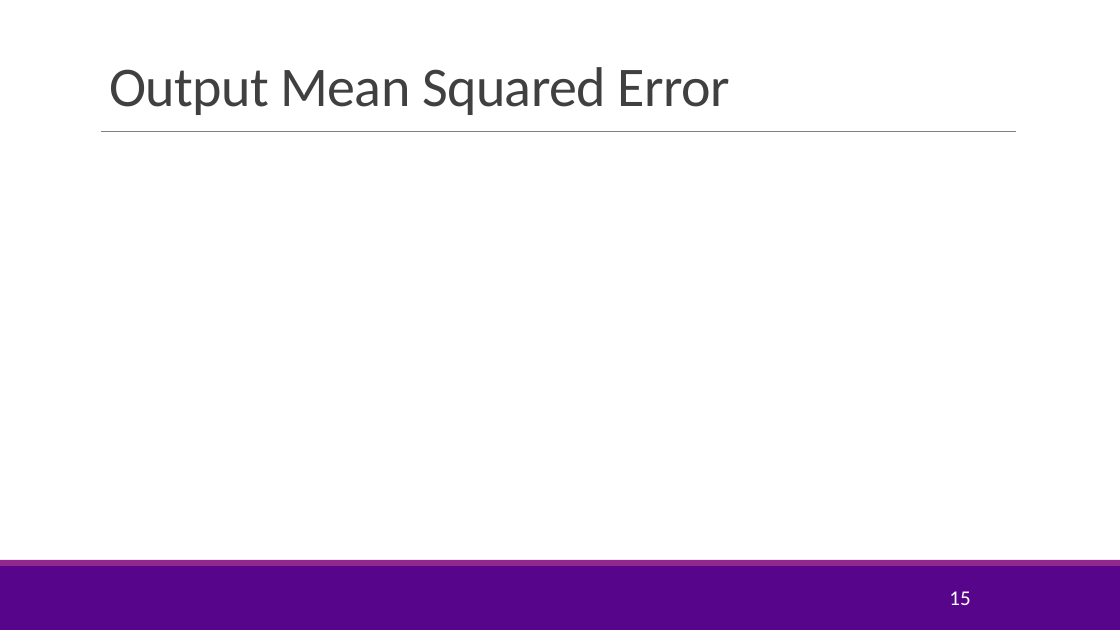
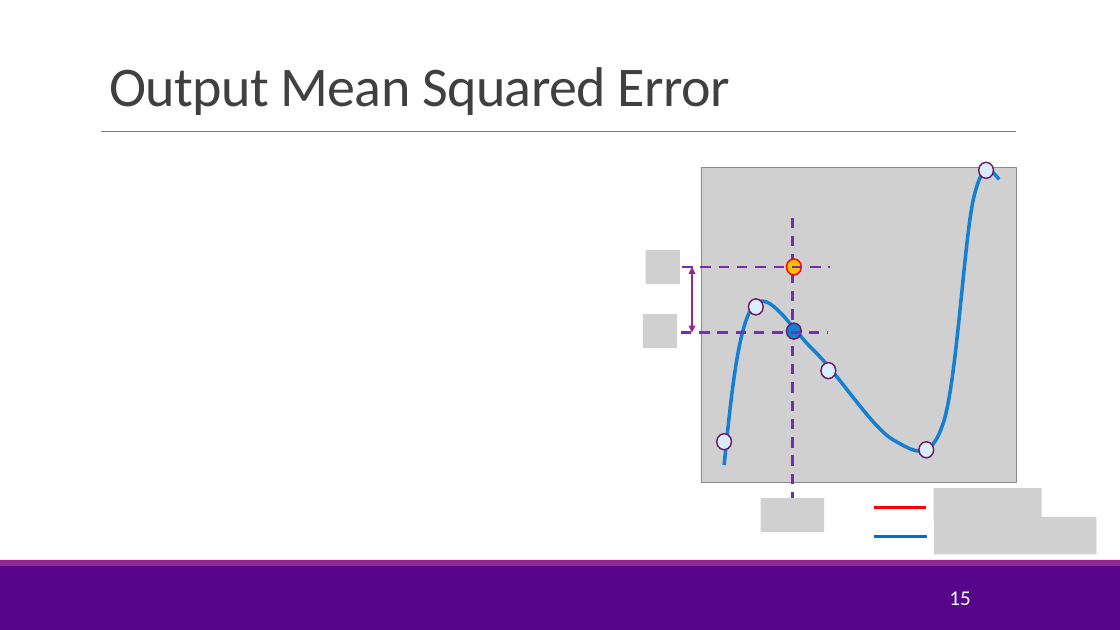
Before and after one commit to sdrangan/introml, a slide deck: slide 15 of lectures/Lect04_ModelSelection.pptx. Drawn at 1120x630 pixels with LibreOffice and Linux fonts; fonts in the diff are those of the drawing; grey boxes stand for pictures; background and template pictures are left out. Boxes give left, top, right and bottom in pixels: in the first picture for what was removed or moved away, otherwise in the second. Text is boxed around its words. In the diff, an @@ line names an element or a change of style, - is before the commit and + after.

```diff
--- a/lectures/Lect04_ModelSelection.pptx
+++ b/lectures/Lect04_ModelSelection.pptx
@@ picture added at [702, 168, 1017, 483] @@
@@ freeform shape added at [724, 170, 999, 465], outline #1480D1 3 pt @@
@@ ellipse added at [979, 162, 994, 178], fill #DAEDFB, outline #6C1D6A 1.25 pt @@
@@ line added from (792, 218) to (792, 507), #762EB1 2.25 pt dashed @@
@@ picture added at [646, 250, 681, 284] @@
@@ line added from (682, 267) to (830, 267), #762EB1 2.25 pt dashed @@
@@ double arrow added from (692, 267) to (692, 333), #92278F 2 pt @@
@@ ellipse added at [786, 259, 802, 275], fill #FFC000, outline #FF0000 1.25 pt @@
@@ ellipse added at [749, 299, 764, 315], fill #DAEDFB, outline #6C1D6A 1.25 pt @@
@@ picture added at [643, 314, 677, 348] @@
@@ ellipse added at [786, 323, 802, 339], fill #1480D1, outline #6C1D6A 1.25 pt @@
@@ line added from (681, 333) to (828, 333), #762EB1 2.25 pt dashed @@
@@ ellipse added at [821, 363, 836, 379], fill #DAEDFB, outline #6C1D6A 1.25 pt @@
@@ ellipse added at [717, 434, 732, 450], fill #DAEDFB, outline #6C1D6A 1.25 pt @@
@@ ellipse added at [919, 442, 934, 458], fill #DAEDFB, outline #6C1D6A 1.25 pt @@
@@ picture added at [760, 498, 824, 532] @@
@@ line added from (874, 507) to (927, 507), #FF0000 2.5 pt @@
@@ picture added at [934, 488, 1042, 522] @@
@@ line added from (875, 537) to (927, 537), #0070C0 2.5 pt @@
@@ picture added at [934, 518, 1096, 555] @@
```
Also in this commit, not shown: 9 other slides changed, 8 slides added, 7 slides removed, 12 other files.
